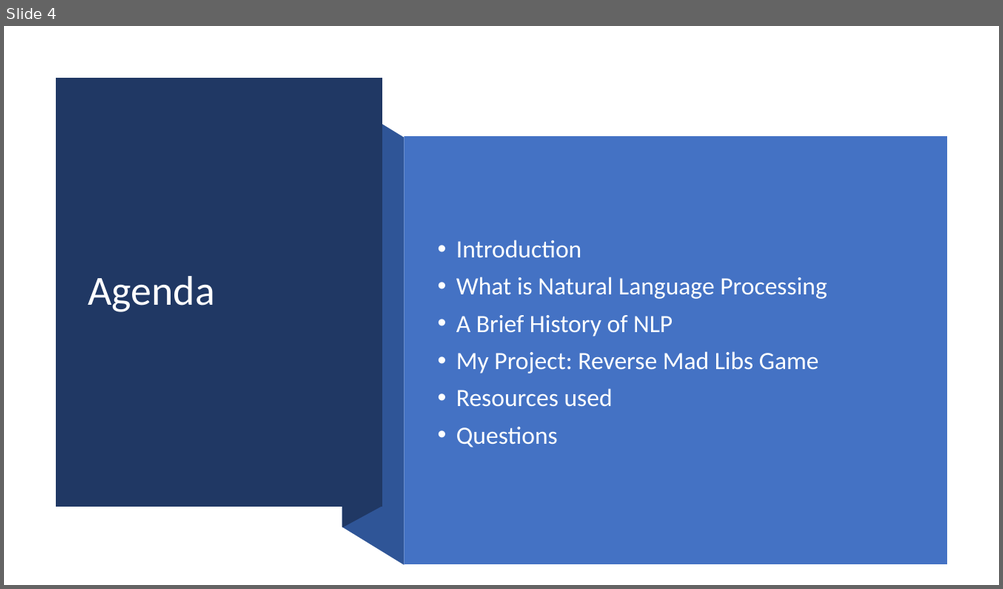
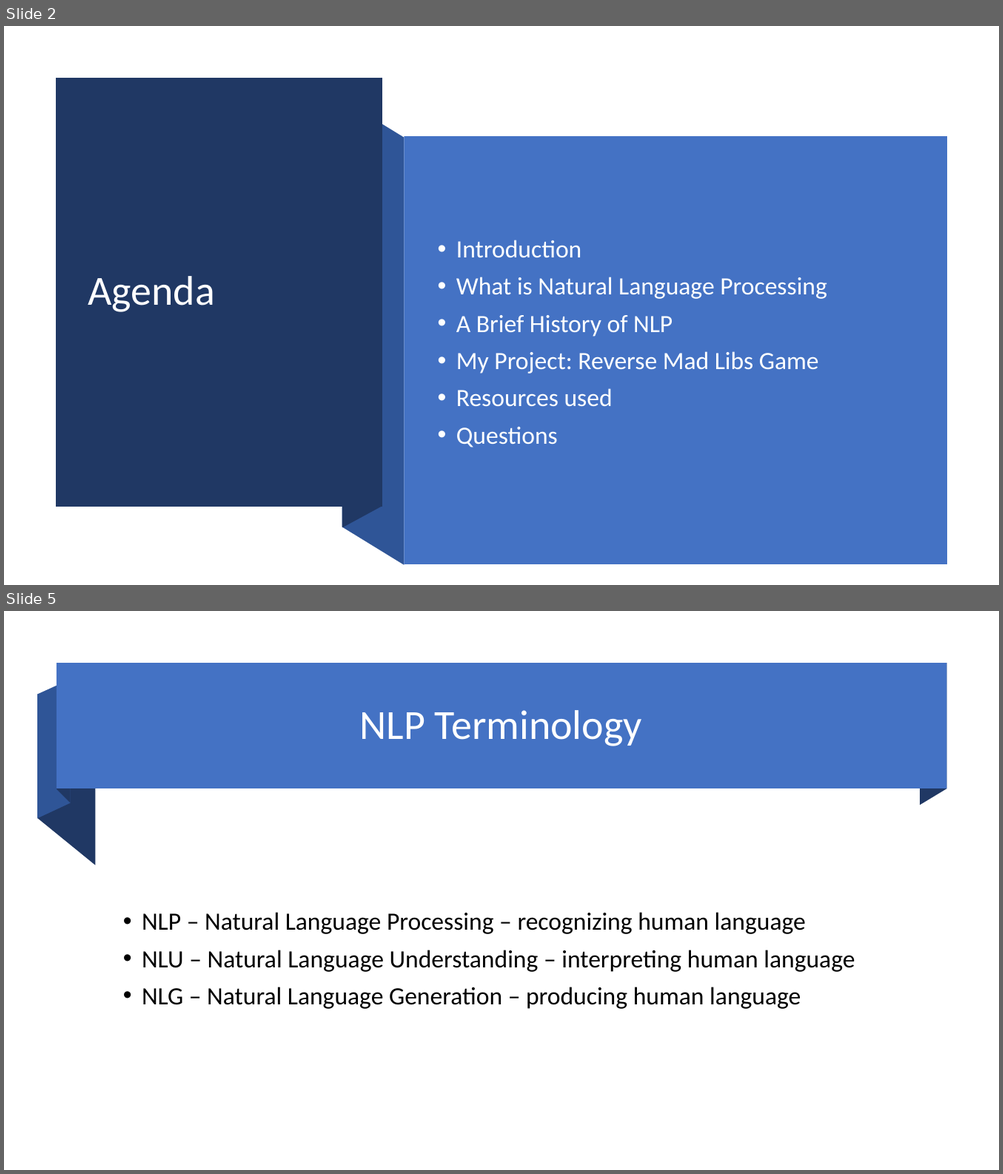
Before and after one commit to scottbing/SB_5410_Midterm_Project, a slide deck: Reverse Mad Libs.pptx. Shown one above the other, each under a label of ours: slide 4 before the commit, slides 2 and 5 after it; the slides between them are not shown. The pictures are 1003x589 and 1003x1174 pixels, drawn with LibreOffice and Linux fonts; fonts in the diff are those of the drawing. Boxes give left, top, right and bottom in pixels: in the first picture for what was removed or moved away, otherwise in the second. Text is boxed around its words. In the diff, an @@ line names an element or a change of style, - is before the commit and + after.

```diff
--- a/Reverse Mad Libs.pptx
+++ b/Reverse Mad Libs.pptx
@@ slide 5 added at [4,611,999,1170], background #FFFFFF @@
@@ rectangle added at [57,664,946,789], fill #4472C4 @@
@@ freeform shape added at [57,664,71,803], fill #203864 @@
@@ freeform shape added at [919,664,946,806], fill #203864 @@
@@ freeform shape added at [37,695,96,866], fill #203864 @@
@@ freeform shape added at [37,680,71,819], fill #2F5597 @@
@@ title added at [360,710,642,746], 40 pt, text #FFFFFF @@
+NLP Terminology
@@ text added at [142,912,854,1009], 24 pt, text #000000 @@
+• NLP – Natural Language Processing – recognizing human language
+• NLU – Natural Language Understanding – interpreting human language
+• NLG – Natural Language Generation – producing human language
@@ what was slide 4 is now slide 2 @@
```
Also in this commit, not shown: 6 slides changed, 2 other slides added, 4 slides removed, 3 other files.
